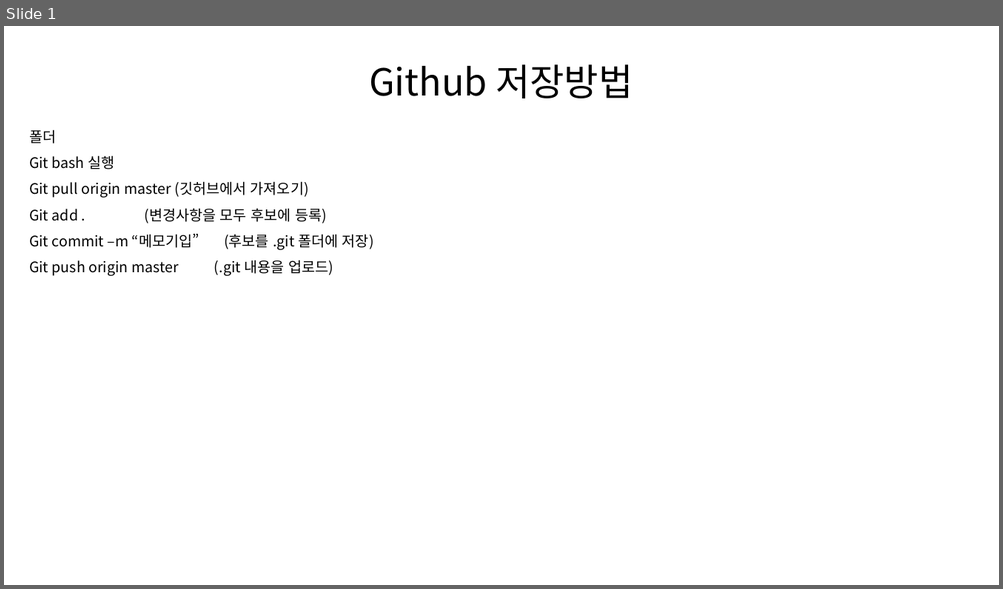
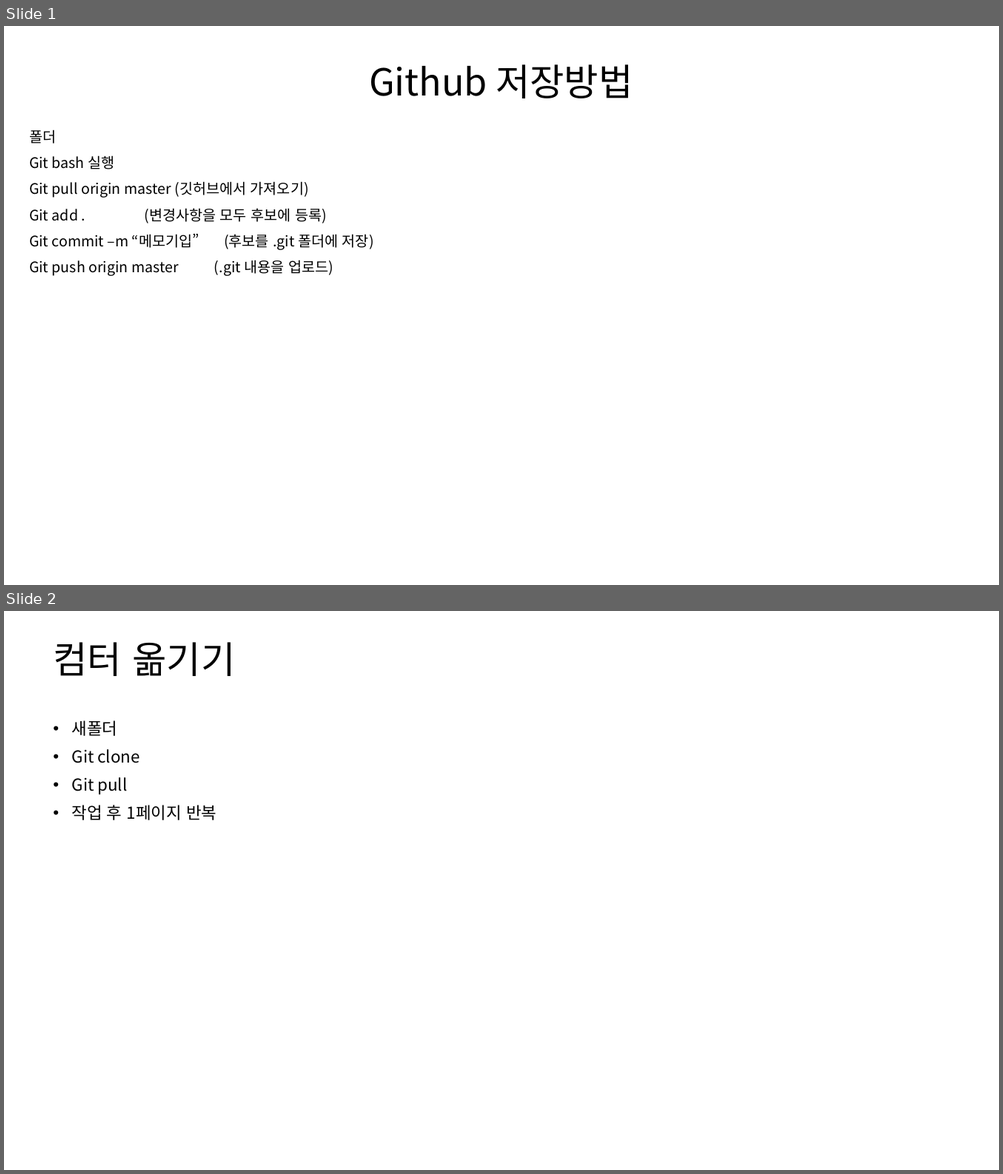
Before and after one commit to jungmyeon/javascript, a slide deck: java.pptx. Shown one above the other, each under a label of ours: slide 1 before the commit, slides 1 and 2 after it. The pictures are 1003x589 and 1003x1174 pixels, drawn with LibreOffice and Linux fonts; fonts in the diff are those of the drawing. Boxes give left, top, right and bottom in pixels: in the first picture for what was removed or moved away, otherwise in the second. Text is boxed around its words. In the diff, an @@ line names an element or a change of style, - is before the commit and + after.

```diff
--- a/java.pptx
+++ b/java.pptx
@@ slide 2 added at box(4, 611, 999, 1170), background #FFFFFF @@
@@ title added at box(53, 642, 235, 676), 36 pt, text #000000 @@
+컴터 옮기기
@@ text added at box(72, 721, 216, 820), 16 pt, text #000000 @@
+• 새폴더
+• Git clone
+• Git pull
+• 작업 후 1페이지 반복
```
Also in this commit, not shown: 4 other files.
